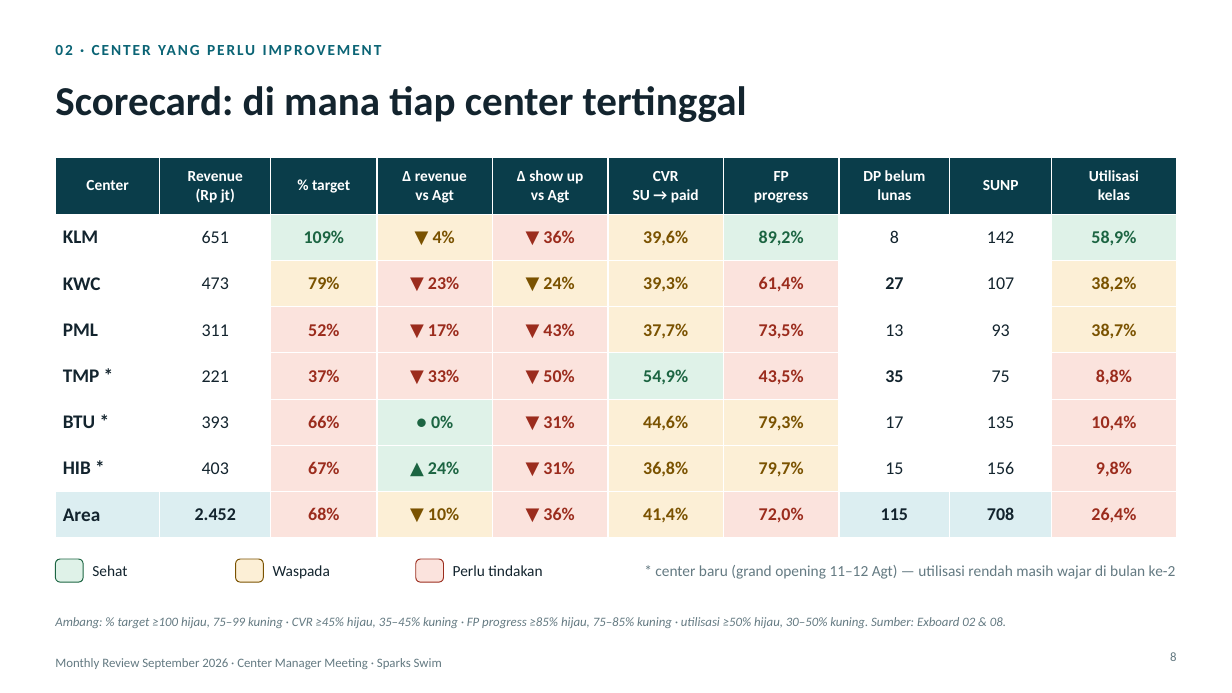
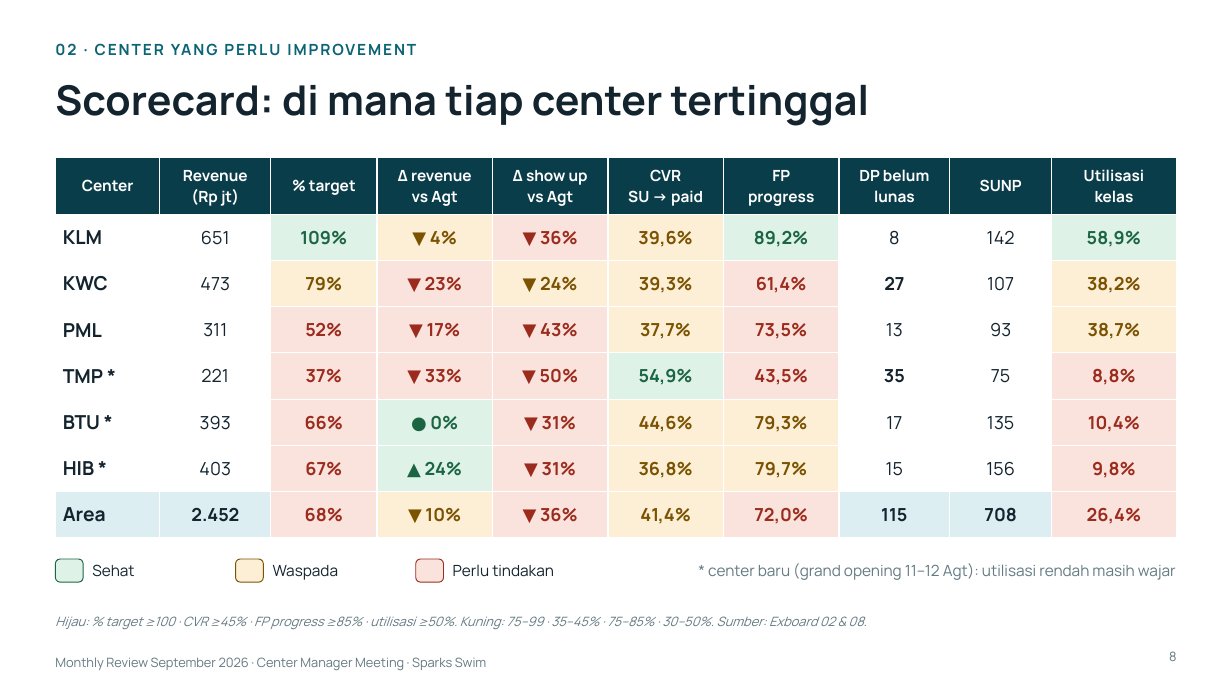
Before and after one commit to mrifqidata-code/Dashboard, a slide deck: slide 8 of monthly-review/Monthly_Review_September_2026_CM.pptx. Drawn at 1232x693 pixels with LibreOffice and Linux fonts; fonts in the diff are those of the drawing. Boxes give left, top, right and bottom in pixels: in the first picture for what was removed or moved away, otherwise in the second. Text is boxed around its words. In the diff, an @@ line names an element or a change of style, - is before the commit and + after.

```diff
--- a/monthly-review/Monthly_Review_September_2026_CM.pptx
+++ b/monthly-review/Monthly_Review_September_2026_CM.pptx
@@ table at (x1=55, y1=157, x2=1177, y2=528) @@
@@ font Calibri to Manrope @@
@@ text at (x1=708, y1=563, x2=1176, y2=580): text changed; font Calibri to Manrope @@
-* center baru (grand opening 11–12 Agt) — utilisasi rendah masih wajar di bulan ke-2
+* center baru (grand opening 11–12 Agt): utilisasi rendah masih wajar
@@ text at (x1=55, y1=616, x2=866, y2=629): text changed; font Calibri to Manrope @@
-Ambang: % target ≥100 hijau, 75–99 kuning · CVR ≥45% hijau, 35–45% kuning · FP progress ≥85% hijau, 75–85% kuning · utilisasi ≥50% hijau, 30–50% kuning. Sumber: Exboard 02 & 08.
+Hijau: % target ≥100 · CVR ≥45% · FP progress ≥85% · utilisasi ≥50%. Kuning: 75–99 · 35–45% · 75–85% · 30–50%. Sumber: Exboard 02 & 08.
@@ font Calibri to Manrope in 6 elements at (x1=55, y1=35, x2=1177, y2=63), (x1=55, y1=84, x2=869, y2=126), (x1=92, y1=564, x2=134, y2=577), (x1=273, y1=565, x2=339, y2=580), (x1=453, y1=564, x2=554, y2=577), (x1=55, y1=657, x2=487, y2=670) @@
```
Also in this commit, not shown: 23 other slides changed, 2 other files.
